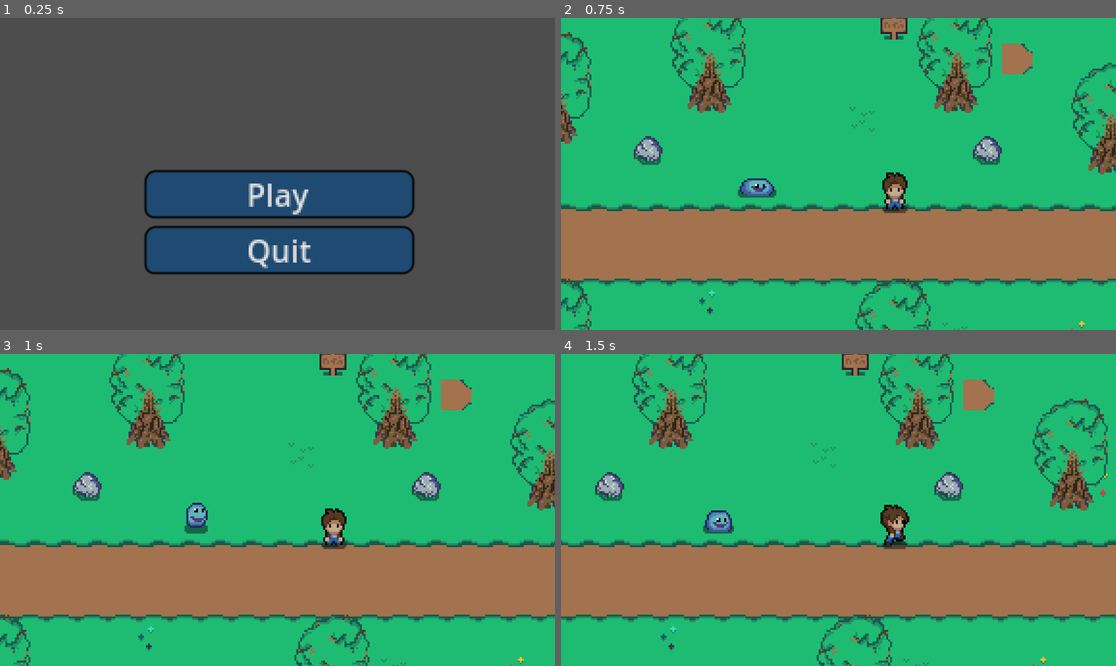
Above: before the commit, frames 1-4 (two rows, left to right).
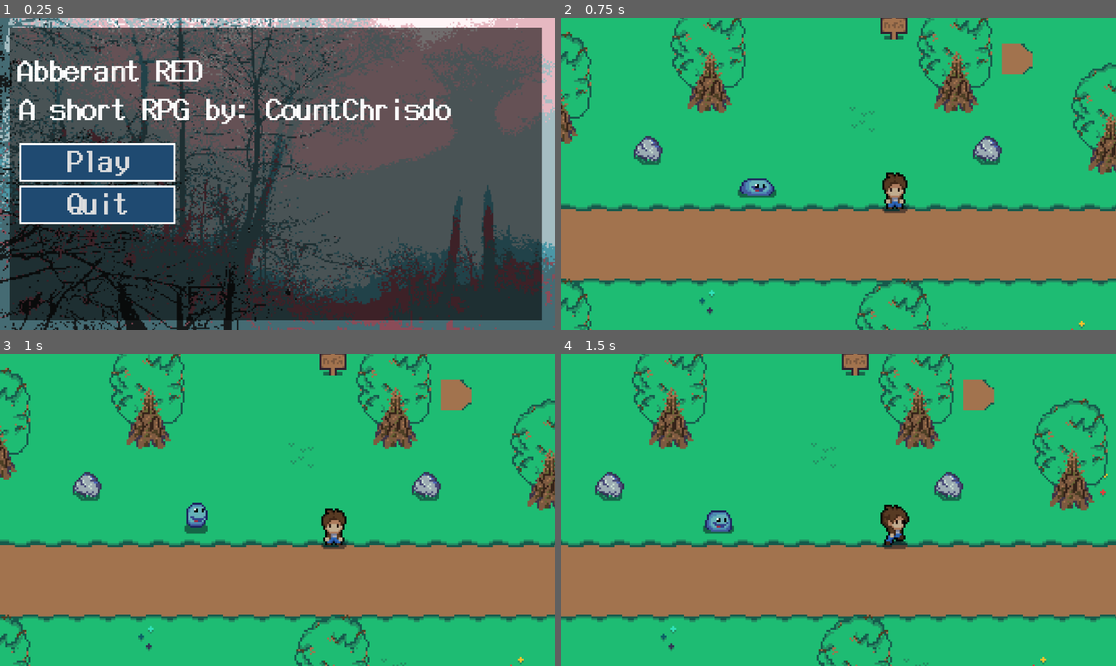
Above: after the commit, the same moments.

Repository: countchrisdo/aberrant-red
Game: Godot game, scene res://scenes/menu.tscn
The game is run twice, just before and just after one commit, with the same random seed, the same clock (stepped at 60 frames per second) and the same inputs. This scene is started directly instead of the project's main scene.
Inputs:
- Up to frame 1 (0.25 s): no input
- Up to frame 2 (0.75 s): click "Play" at 0.5 s
- Up to frame 3 (1 s): no input
- Up to frame 4 (1.5 s): hold Right (ui_right) from 1.28 s (still down); tap E (attack) at 1.35 s

The runs differ from the first frame. In frame 1, 60% of the frame differs, in the area x 0-100%, y 0-100%; in frame 2, nothing differs; in frame 3, nothing differs; in frame 4, nothing differs.

Commit message:
main menu update

Diff:
--- a/art/bluetheme.tres
+++ b/art/bluetheme.tres
@@ -1,4 +1,6 @@
-[gd_resource type="Theme" load_steps=2 format=3 uid="uid://dcxqieu7rrtmm"]
+[gd_resource type="Theme" load_steps=3 format=3 uid="uid://dcxqieu7rrtmm"]
+
+[ext_resource type="FontFile" uid="uid://b7ixfmwa3c1wd" path="res://art/ui/pc-9800-bold.ttf" id="1_wycie"]
 
 [sub_resource type="StyleBoxFlat" id="StyleBoxFlat_hh7mm"]
 bg_color = Color(0.121569, 0.290196, 0.443137, 1)
@@ -6,12 +8,10 @@
 border_width_top = 1
 border_width_right = 1
 border_width_bottom = 1
-border_color = Color(0, 0, 0, 1)
-corner_radius_top_left = 5
-corner_radius_top_right = 5
-corner_radius_bottom_right = 5
-corner_radius_bottom_left = 4
+border_color = Color(1, 1, 1, 1)
+expand_margin_bottom = 2.0
 shadow_offset = Vector2(2, 6)
 
 [resource]
+Button/fonts/font = ExtResource("1_wycie")
 Button/styles/normal = SubResource("StyleBoxFlat_hh7mm")
--- a/scenes/menu.tscn
+++ b/scenes/menu.tscn
@@ -1,9 +1,16 @@
-[gd_scene load_steps=4 format=3 uid="uid://22i1mbdubekf"]
+[gd_scene load_steps=7 format=3 uid="uid://22i1mbdubekf"]
 
 [ext_resource type="Script" path="res://scripts/Menu.gd" id="1_casws"]
 [ext_resource type="Theme" uid="uid://dcxqieu7rrtmm" path="res://art/bluetheme.tres" id="2_6lpt0"]
+[ext_resource type="Texture2D" uid="uid://6ujo10hiexos" path="res://art/images/forrest1.png" id="3_nu65h"]
+[ext_resource type="FontFile" uid="uid://b7ixfmwa3c1wd" path="res://art/ui/pc-9800-bold.ttf" id="4_tb40p"]
 
 [sub_resource type="Theme" id="Theme_m2f6a"]
+
+[sub_resource type="LabelSettings" id="LabelSettings_ki0ir"]
+font = ExtResource("4_tb40p")
+outline_color = Color(0, 0, 0, 1)
+shadow_size = 0
 
 [node name="Menu" type="Control"]
 layout_mode = 3
@@ -16,35 +23,67 @@
 script = ExtResource("1_casws")
 metadata/_edit_lock_ = true
 
-[node name="Camera2D" type="Camera2D" parent="."]
-position = Vector2(144, 81)
-zoom = Vector2(4, 4)
+[node name="CanvasLayer" type="CanvasLayer" parent="."]
+follow_viewport_enabled = true
 
-[node name="MarginContainer" type="MarginContainer" parent="."]
-layout_mode = 1
+[node name="Sprite2D" type="Sprite2D" parent="CanvasLayer"]
+position = Vector2(144, 79)
+scale = Vector2(0.333578, 0.313516)
+texture = ExtResource("3_nu65h")
+metadata/_edit_lock_ = true
+
+[node name="ColorRect" type="ColorRect" parent="CanvasLayer"]
+offset_left = 5.0
+offset_top = 5.0
+offset_right = 45.0
+offset_bottom = 45.0
+scale = Vector2(6.90886, 3.7977)
+color = Color(0, 0, 0, 0.560784)
+metadata/_edit_lock_ = true
+
+[node name="MarginContainer" type="MarginContainer" parent="CanvasLayer"]
 anchors_preset = -1
-offset_left = 75.0
-offset_top = 79.0
-offset_right = 215.0
-offset_bottom = 147.0
+offset_left = 10.0
+offset_top = 65.0
+offset_right = 91.0
+offset_bottom = 119.0
 
-[node name="VBoxContainer" type="VBoxContainer" parent="MarginContainer"]
+[node name="VBoxContainer" type="VBoxContainer" parent="CanvasLayer/MarginContainer"]
 layout_mode = 2
 
-[node name="Play" type="Button" parent="MarginContainer/VBoxContainer"]
+[node name="Play" type="Button" parent="CanvasLayer/MarginContainer/VBoxContainer"]
 layout_mode = 2
 theme = ExtResource("2_6lpt0")
 text = "Play"
 
-[node name="Quit" type="Button" parent="MarginContainer/VBoxContainer"]
+[node name="Quit" type="Button" parent="CanvasLayer/MarginContainer/VBoxContainer"]
 layout_mode = 2
 theme = ExtResource("2_6lpt0")
 text = "Quit"
 
-[node name="CanvasLayer" type="CanvasLayer" parent="."]
-follow_viewport_enabled = true
+[node name="Label" type="Label" parent="CanvasLayer"]
+texture_filter = 3
+offset_left = 8.0
+offset_top = 19.0
+offset_right = 104.0
+offset_bottom = 35.0
+text = "Abberant RED"
+label_settings = SubResource("LabelSettings_ki0ir")
 
-[node name="Sprite2D" type="Sprite2D" parent="CanvasLayer"]
+[node name="Label2" type="Label" parent="CanvasLayer"]
+texture_filter = 3
+offset_left = 9.0
+offset_top = 39.0
+offset_right = 233.0
+offset_bottom = 55.0
+text = "A short RPG by: CountChrisdo"
+label_settings = SubResource("LabelSettings_ki0ir")
 
-[connection signal="pressed" from="MarginContainer/VBoxContainer/Play" to="." method="_on_play_pressed"]
-[connection signal="pressed" from="MarginContainer/VBoxContainer/Quit" to="." method="_on_quit_pressed"]
+[node name="Camera2D" type="Camera2D" parent="."]
+z_index = 20
+position = Vector2(144, 81)
+zoom = Vector2(4, 4)
+metadata/_edit_lock_ = true
+
+[connection signal="pressed" from="CanvasLayer/MarginContainer/VBoxContainer/Play" to="." method="_on_play_pressed"]
+[connection signal="pressed" from="CanvasLayer/MarginContainer/VBoxContainer/Quit" to="." method="_on_quit_pressed"]
Binary file added: art/images/forrest1.png
Not shown, added: art/images/forrest1.png.import
Binary file added: art/ui/pc-9800-bold.ttf
Not shown, added: art/ui/pc-9800-bold.ttf.import
Binary file added: art/ui/pc-9800.ttf
Not shown, added: art/ui/pc-9800.ttf.import
Not shown, changed: .DS_Store
Not shown, changed: art/.DS_Store
